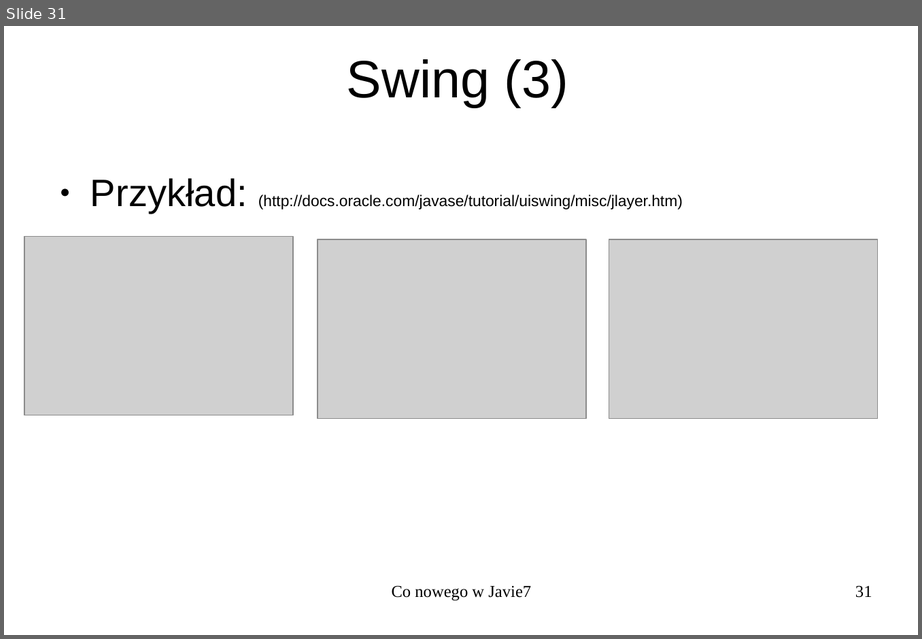
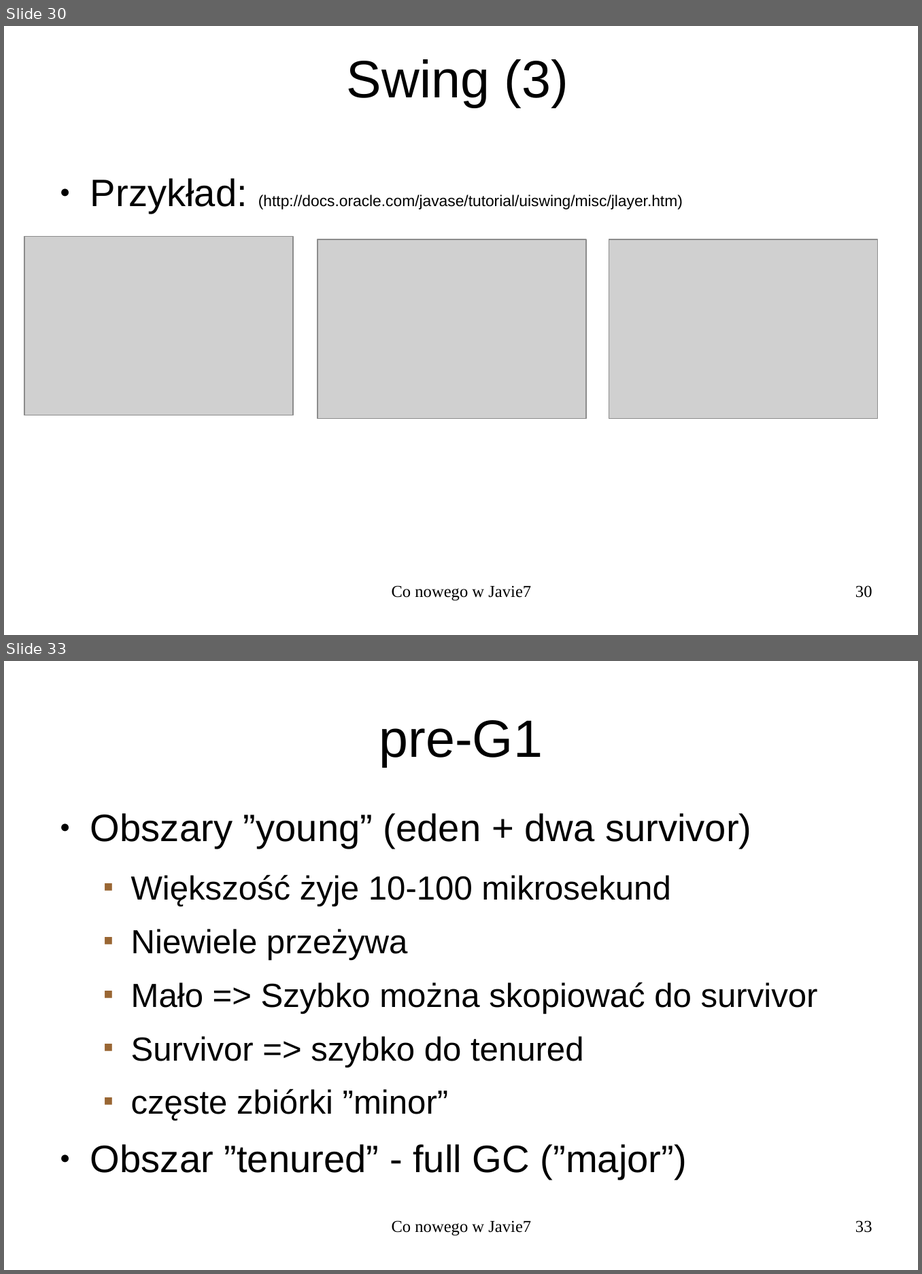
Before and after one commit to kamchy/myjavaprojects, a slide deck: PrezentacjaJava7.odp. Shown one above the other, each under a label of ours: slide 31 before the commit, slides 30 and 33 after it; the slides between them are not shown. The pictures are 922x639 and 922x1274 pixels, drawn with LibreOffice and Linux fonts; fonts in the diff are those of the drawing; grey boxes stand for pictures. Boxes give left, top, right and bottom in pixels: in the first picture for what was removed or moved away, otherwise in the second. Text is boxed around its words. In the diff, an @@ line names an element or a change of style, - is before the commit and + after.

```diff
--- a/PrezentacjaJava7.odp
+++ b/PrezentacjaJava7.odp
@@ slide 33 added at [4,661,918,1270], background #FFFFFF @@
@@ title added at [379,720,543,767], 44 pt, text #000000 @@
+pre-G1
@@ text added at [90,813,818,1180], 28 pt, text #000000 @@
+● Obszary ”young” (eden + dwa survivor)
+  ■ Większość żyje 10-100 mikrosekund
+  ■ Niewiele przeżywa
+  ■ Mało => Szybko można skopiować do survivor
+  ■ Survivor => szybko do tenured
+  ■ częste zbiórki ”minor”
+● Obszar ”tenured” - full GC (”major”)
@@ text added at [392,1221,531,1236], 14 pt, text #000000 @@
+Co nowego w Javie7
@@ page number added at [855,1221,872,1233], 14 pt, text #000000 @@
+33
@@ what was slide 31 is now slide 30 @@
@@ page number at [855,586,872,598]: text changed @@
-31
+30
```
Also in this commit, not shown: 11 slides changed, 1 other slide added, 1 other file.
